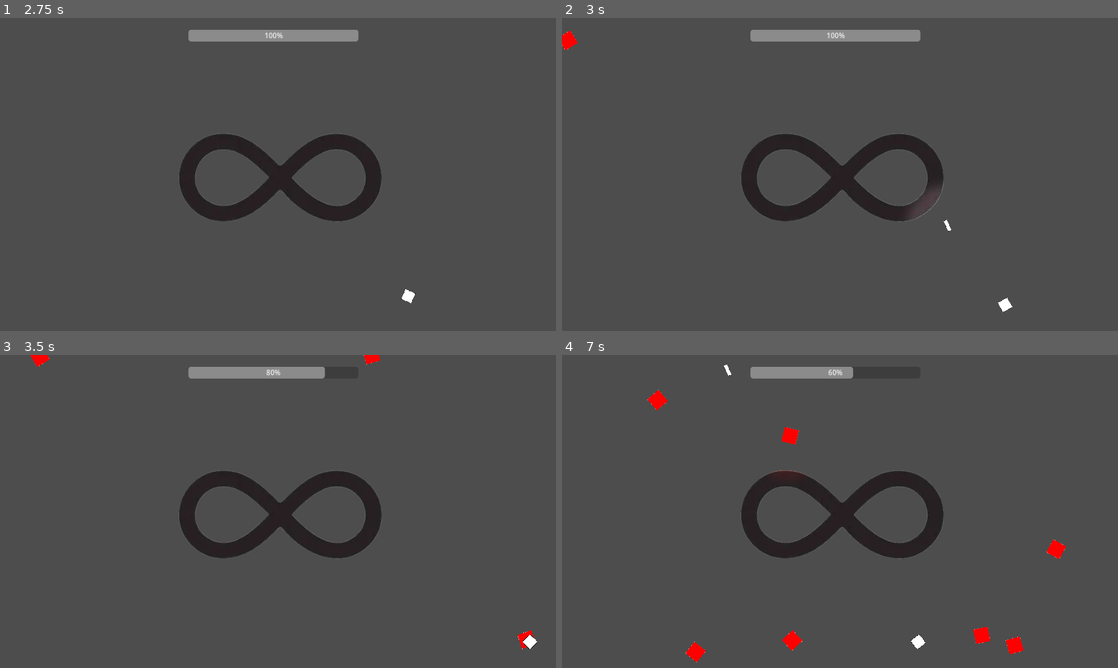
Above: before the commit, frames 1-4 (two rows, left to right).
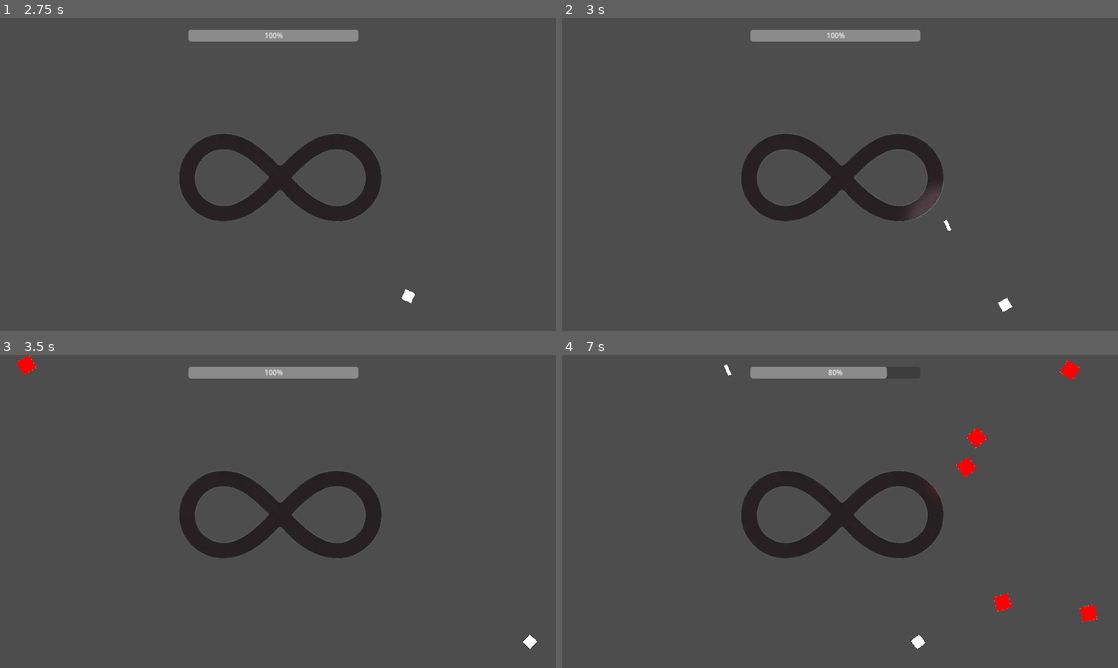
Above: after the commit, the same moments.

Repository: SmallBrainMatt/CS477-Lightning-Game
Game: Godot game, scene res://main.tscn
Same seed, same stepped clock (60 frames per second), same inputs: the game is played once before the commit and once after it.
Inputs (mouse positions are in pixels of both pictures, inside the frame that each line leads up to):
- Up to frame 1 (2.75 s): click "START" at 0.5 s; tap Enter at 1.25 s; move the mouse to (400, 158) at 1.27 s; hold D (move_right) 1.28-2.03 s; click (400, 158) at 1.35 s; move the mouse to (166, 190) at 2.02 s; hold S (move_down) from 2.03 s (still down); click (166, 190) at 2.1 s
- Up to frame 2 (3 s): move the mouse to (895, 105) at 2.77 s; release S (move_down) at 2.78 s; hold D (move_right) from 2.78 s (still down); click (895, 105) at 2.85 s
- Up to frame 3 (3.5 s): keep holding D (move_right)
- Up to frame 4 (7 s): move the mouse to (812, 574) at 3.52 s; release D (move_right) at 3.53 s; hold W (move_up) 3.53-4.28 s; click (812, 574) at 3.6 s; move the mouse to (1006, 558) at 4.27 s; hold A (move_left) 4.28-5.78 s; click (1006, 558) at 4.35 s; move the mouse to (673, 464) at 5.02 s; click (673, 464) at 5.1 s; move the mouse to (867, 511) at 5.77 s; hold S (move_down) 5.78-6.53 s; click (867, 511) at 5.85 s; move the mouse to (756, 433) at 6.52 s; hold D (move_right) from 6.53 s (still down); click (756, 433) at 6.6 s

Frame 1 is identical in both runs. In frame 2, 0.1% of the frame differs, in the area x 0-3%, y 4-11%; in frame 3, 0.6%; in frame 4, 1.7%, in the area x 15-97%, y 1-99%.

Commit message:
fjkdsla
dfsa

Diff:
--- a/infinity/main.tscn
+++ b/infinity/main.tscn
@@ -17,7 +17,7 @@
 mob_scene = ExtResource("2_yns0j")
 
 [node name="MobTimer" type="Timer" parent="."]
-wait_time = 0.3
+wait_time = 0.5
 
 [node name="StartTimer" type="Timer" parent="."]
 wait_time = 2.0
--- a/infinity/project.godot
+++ b/infinity/project.godot
@@ -20,7 +20,7 @@
 window/size/viewport_width=1280
 window/size/viewport_height=720
 window/stretch/mode="canvas_items"
-mouse_cursor/custom_image="res://crosshair134.png"
+mouse_cursor/custom_image="res://crosshair182.png"
 
 [input]
 
